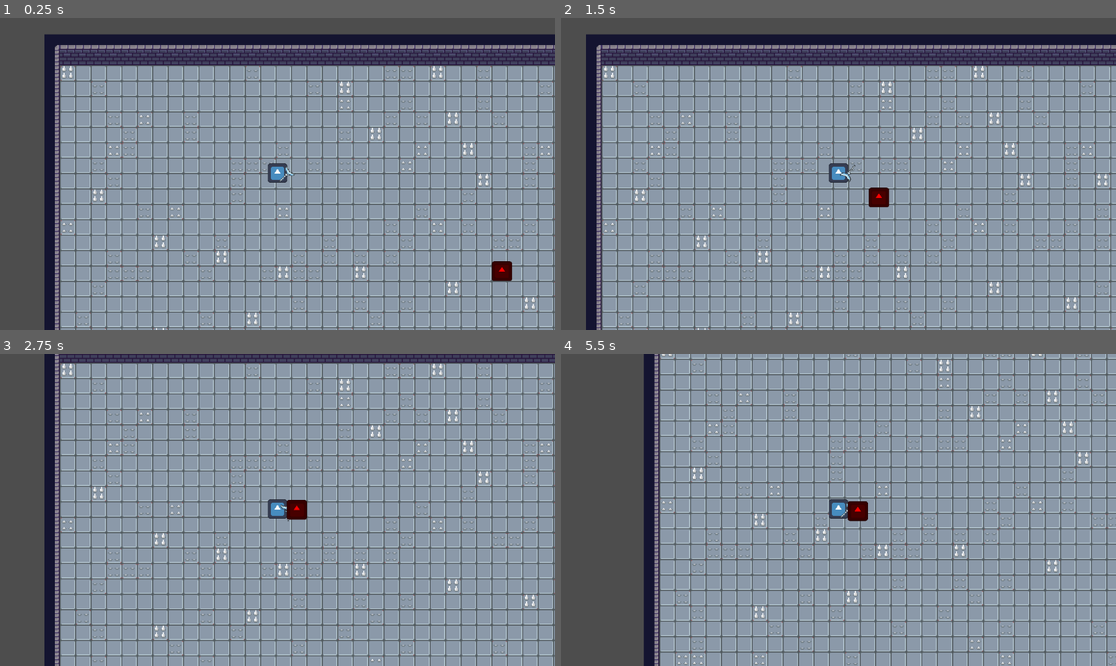
Above: before the commit, frames 1-4 (two rows, left to right).
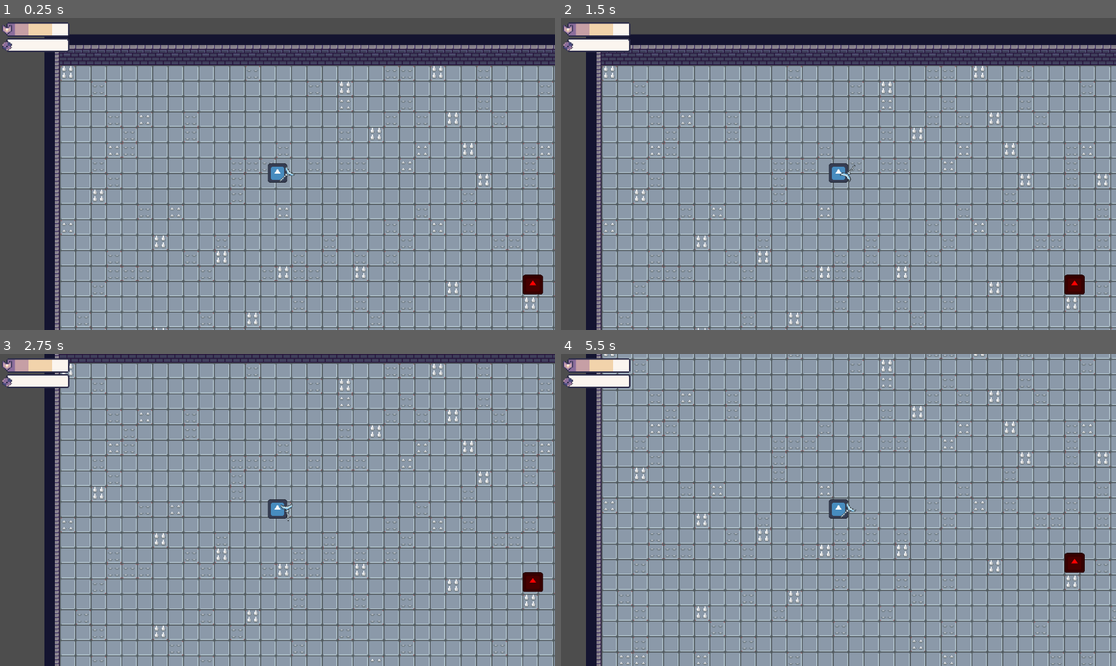
Above: after the commit, the same moments.

Repository: chabsseu/Stauffs-and-Magic
Game: Godot game, scene res://Scenes/Floors/test_world.tscn
Same seed, same stepped clock (60 frames per second), same inputs: the game is played once before the commit and once after it. The engine's default icon, where the game draws it, is replaced by a stand-in: a white triangle on a blue panel in a dark square.
Inputs (mouse positions are in pixels of both pictures, inside the frame that each line leads up to):
- Up to frame 1 (0.25 s): no input
- Up to frame 2 (1.5 s): move the mouse to (960, 158) at 0.52 s; tap A (A) at 0.6 s; tap D (D) at 0.8, 1.35 s; move the mouse to (727, 189) at 1.27 s
- Up to frame 3 (2.75 s): tap S (S) at 1.55, 2.1 s; tap Enter at 2 s; move the mouse to (333, 441) at 2.02 s; tap A (A) at 2.3 s
- Up to frame 4 (5.5 s): move the mouse to (810, 572) at 2.77 s; tap A (A) at 2.85, 4.55 s; tap D (D) at 3.05, 3.6, 5.3 s; tap Space at 3.5 s; move the mouse to (1005, 556) at 3.52 s; tap S (S) at 3.8, 4.35 s; move the mouse to (672, 463) at 4.27 s; move the mouse to (866, 510) at 5.02 s; tap W (W) at 5.1 s

The runs differ from the first frame. In frame 1, 1.5% of the frame differs, in the area x 0-98%, y 1-89%; in frame 2, 1.5%; in frame 3, 1.5%; in frame 4, 34%, in the area x 0-100%, y 0-100%.

Commit message:
Add health and armor system with UI integration
- Implemented PlayerState to manage health and armor values.
- Added armor regeneration functionality.
- Created UI components for displaying health and armor using TextureProgressBar.
- Updated player script to handle armor damage and health reduction.
- Integrated health and armor UI with player state signals for real-time updates.
- Added health and armor assets and scenes for visual representation.

Diff:
--- a/Scenes/Enemies/test_enemy.tscn
+++ b/Scenes/Enemies/test_enemy.tscn
@@ -6,7 +6,7 @@
 [sub_resource type="RectangleShape2D" id="RectangleShape2D_kksxm"]
 
 [sub_resource type="CircleShape2D" id="CircleShape2D_v1mop"]
-radius = 301.71677
+radius = 58.034473
 
 [node name="test_enemy" type="CharacterBody2D"]
 script = ExtResource("1_kksxm")
--- a/Scenes/Floors/test_world.tscn
+++ b/Scenes/Floors/test_world.tscn
@@ -160,7 +160,7 @@
 format = 2
 layer_0/tile_data = PackedInt32Array(0, 262144, 1, 65536, 458752, 10, 131072, 327680, 3, 196608, 327680, 3, 262144, 327 …(20102 unchanged characters)…
 
-[node name="Player" parent="." groups=["Player"] instance=ExtResource("2_2yfla")]
+[node name="Player" parent="." instance=ExtResource("2_2yfla")]
 position = Vector2(226, 129)
 
 [node name="test_enemy" parent="." groups=["Enemy"] instance=ExtResource("3_xaljv")]
--- a/Scenes/Player/player.tscn
+++ b/Scenes/Player/player.tscn
@@ -1,12 +1,13 @@
-[gd_scene load_steps=5 format=3 uid="uid://c2xkrph0al5nw"]
+[gd_scene load_steps=6 format=3 uid="uid://c2xkrph0al5nw"]
 
 [ext_resource type="Script" uid="uid://bln4x7n1bjd8p" path="res://Scripts/Player/player.gd" id="1_a3d8c"]
 [ext_resource type="Texture2D" uid="uid://ctgav05ifthty" path="res://icon.svg" id="1_uvnfx"]
 [ext_resource type="PackedScene" uid="uid://cl3xm1es46wnb" path="res://Scenes/Weapon/test_staff.tscn" id="3_xpcdj"]
+[ext_resource type="PackedScene" uid="uid://ciwy7dfadp2tp" path="res://Scenes/UI/health_armor.tscn" id="4_mtuoh"]
 
 [sub_resource type="RectangleShape2D" id="RectangleShape2D_a3d8c"]
 
-[node name="Player" type="CharacterBody2D"]
+[node name="Player" type="CharacterBody2D" groups=["Player"]]
 script = ExtResource("1_a3d8c")
 
 [node name="Sprite2D" type="Sprite2D" parent="."]
@@ -23,3 +24,5 @@
 
 [node name="test_staff" parent="." instance=ExtResource("3_xpcdj")]
 position = Vector2(10, 0)
+
+[node name="Health&Armor" parent="." instance=ExtResource("4_mtuoh")]
--- /dev/null
+++ b/Scenes/UI/health_armor.tscn
@@ -0,0 +1,32 @@
+[gd_scene load_steps=7 format=3 uid="uid://ciwy7dfadp2tp"]
+
+[ext_resource type="Texture2D" uid="uid://xarcugs0uokh" path="res://Assets/UI/Health&Armor/Armor.png" id="1_kmwej"]
+[ext_resource type="Texture2D" uid="uid://d1pjrb666e6i7" path="res://Assets/UI/Health&Armor/Armor_bar.png" id="2_eexy7"]
+[ext_resource type="Texture2D" uid="uid://dwbstw1a0crp" path="res://Assets/UI/Health&Armor/Health.png" id="3_4aovg"]
+[ext_resource type="Script" uid="uid://pg3c35uol3dn" path="res://Scripts/UI/armor.gd" id="3_fbe37"]
+[ext_resource type="Texture2D" uid="uid://dbi4mtl2tknb0" path="res://Assets/UI/Health&Armor/Health_bar.png" id="4_fbe37"]
+[ext_resource type="Script" uid="uid://behc1jc3y06km" path="res://Scripts/UI/health.gd" id="5_eexy7"]
+
+[node name="Health&Armor" type="CanvasLayer"]
+
+[node name="Armor" type="TextureProgressBar" parent="."]
+offset_left = 1.0
+offset_top = 36.0
+offset_right = 147.0
+offset_bottom = 76.0
+max_value = 5.0
+value = 5.0
+nine_patch_stretch = true
+texture_over = ExtResource("1_kmwej")
+texture_progress = ExtResource("2_eexy7")
+script = ExtResource("3_fbe37")
+
+[node name="Health" type="TextureProgressBar" parent="."]
+offset_right = 151.0
+offset_bottom = 48.0
+max_value = 5.0
+value = 5.0
+nine_patch_stretch = true
+texture_over = ExtResource("3_4aovg")
+texture_progress = ExtResource("4_fbe37")
+script = ExtResource("5_eexy7")
--- a/Scripts/Enemies/test_enemy.gd
+++ b/Scripts/Enemies/test_enemy.gd
@@ -26,3 +26,6 @@
 	if body.is_in_group("Player"):
 		player = body
 		chase = true
+
+	if body.has_method("take_armor_damage"):
+		body.take_armor_damage(2)
--- /dev/null
+++ b/Scripts/Player/PlayerState.gd
@@ -0,0 +1,48 @@
+extends Node
+
+signal healthChanged
+signal armorChanged
+
+@export var max_health = 5
+var current_health = max_health
+
+@export var max_armor = 5
+var current_armor = max_armor
+
+@export var armor_regen_interval: float = 5.0
+
+func _ready() -> void:
+	# Start the repeating timer
+	var timer = Timer.new()
+	timer.wait_time = armor_regen_interval
+	timer.one_shot = false
+	timer.autostart = true
+	add_child(timer)
+	timer.timeout.connect(_on_armor_regen_timer_timeout)
+
+func _on_armor_regen_timer_timeout() -> void:
+	# Regenerate 1 armor every tick
+	if current_armor < max_armor:
+		armorChanged.emit()
+		armor_regen(1)
+
+
+func take_damage(amount: int) -> void:
+	current_health = max(current_health - amount, 0)
+	healthChanged.emit()
+	print("Player Health:", current_health)
+
+
+func take_armor_damage(amount: int) -> void:
+	if current_armor > 0:
+		current_armor = max(current_armor - amount, 0)
+		armorChanged.emit()
+		print("Armor:", current_armor)
+	else:
+		# Armor already 0 — deal damage to health instead
+		take_damage(amount)
+
+func armor_regen(amount: int) -> void:
+	current_armor = min(current_armor + amount, max_armor)
+	armorChanged.emit()
+	print("Armor Healed:", current_armor)
--- a/Scripts/Player/player.gd
+++ b/Scripts/Player/player.gd
@@ -1,16 +1,23 @@
 extends CharacterBody2D
-
 
 @export var speed = 300.0
 @onready var staff = $test_staff
+
 func get_input():
 	var input_direction = Input.get_vector("A", "D", "W", "S")
 	velocity = input_direction * speed
 
-func _physics_process(delta: float=) -> void:
-	# Make staff look toward the mouse
+func _physics_process(delta: float) -> void:
 	var direction = get_global_mouse_position() - global_position
 	staff.rotation = direction.angle()
-
 	get_input()
 	move_and_slide()
+
+func take_armor_damage(amount: int) -> void:
+	PlayerState.take_armor_damage(amount)
+	if PlayerState.current_health <= 0:
+		die()
+
+func die():
+	print("Player has died")
+	queue_free()
--- /dev/null
+++ b/Scripts/UI/armor.gd
@@ -0,0 +1,11 @@
+extends TextureProgressBar
+
+@export var player: PlayerState
+
+# Called when the node enters the scene tree for the first time.
+func _ready() -> void:
+	PlayerState.armorChanged.connect(update_armor)
+	update_armor()
+
+func update_armor():
+	value = PlayerState.current_armor * 5 / PlayerState.max_armor
--- /dev/null
+++ b/Scripts/UI/health.gd
@@ -0,0 +1,10 @@
+extends TextureProgressBar
+
+@onready var player: PlayerState
+
+func _ready():
+	PlayerState.healthChanged.connect(update_health)
+	update_health()
+
+func update_health():
+	value = PlayerState.current_health * 5 / PlayerState.max_health
--- a/project.godot
+++ b/project.godot
@@ -14,6 +14,10 @@
 run/main_scene="uid://bbi45qtvmlmyl"
 config/features=PackedStringArray("4.5", "Forward Plus")
 config/icon="res://icon.svg"
+
+[autoload]
+
+PlayerState="*res://Scripts/Player/PlayerState.gd"
 
 [global_group]
 
Binary file added: Assets/UI/Health&Armor/Armor.ase
Binary file added: Assets/UI/Health&Armor/Armor.png
Not shown, added: Assets/UI/Health&Armor/Armor.png.import
Binary file added: Assets/UI/Health&Armor/Armor_bar.png
Not shown, added: Assets/UI/Health&Armor/Armor_bar.png.import
Binary file added: Assets/UI/Health&Armor/Health.png
Not shown, added: Assets/UI/Health&Armor/Health.png.import
Binary file added: Assets/UI/Health&Armor/Health_bar.png
Not shown, added: Assets/UI/Health&Armor/Health_bar.png.import
Not shown, added: Scripts/Player/PlayerState.gd.uid
Not shown, added: Scripts/UI/armor.gd.uid
Not shown, added: Scripts/UI/health.gd.uid
